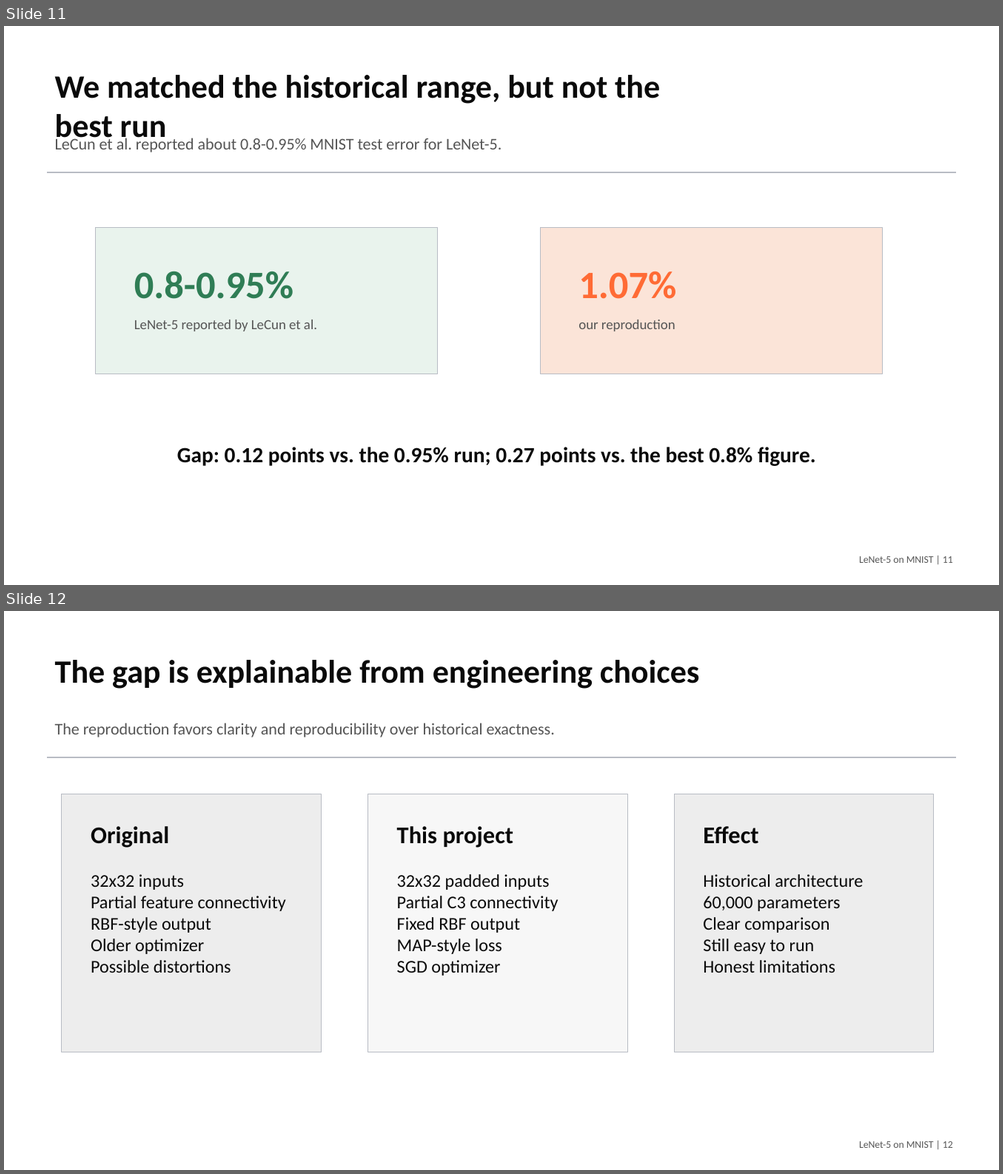
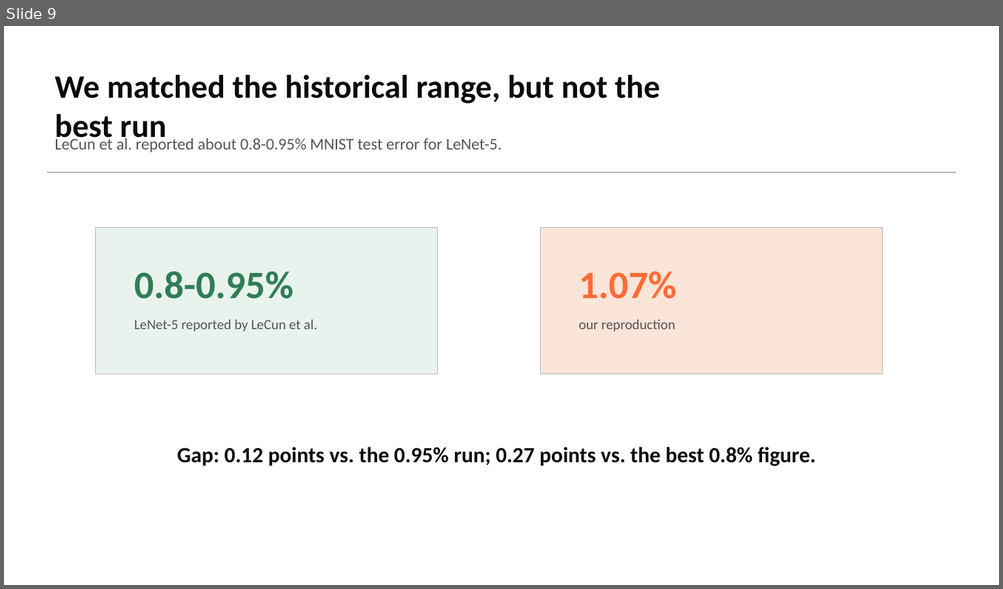
Before and after one commit to macbehnke/NN_funds_project, a slide deck: slides/LeNet5_MNIST_Final_Presentation.pptx. Shown one above the other, each under a label of ours: slides 11 and 12 before the commit, slide 9 after it. The pictures are 1003x1174 and 1003x589 pixels, drawn with LibreOffice and Linux fonts; fonts in the diff are those of the drawing. Boxes give left, top, right and bottom in pixels: in the first picture for what was removed or moved away, otherwise in the second. Text is boxed around its words. In the diff, an @@ line names an element or a change of style, - is before the commit and + after.

```diff
--- a/slides/LeNet5_MNIST_Final_Presentation.pptx
+++ b/slides/LeNet5_MNIST_Final_Presentation.pptx
@@ slide 12 removed at [4,611,999,1170], background #FFFFFF @@
@@ text removed at [55,660,700,689] @@
-The gap is explainable from engineering choices
@@ text removed at [55,723,555,738] @@
-The reproduction favors clarity and reproducibility over historical exactness.
@@ rectangle removed at [47,758,956,758] @@
@@ rectangle removed at [62,795,321,1053] @@
@@ rectangle removed at [368,795,628,1053] @@
@@ rectangle removed at [674,795,933,1053] @@
@@ text removed at [91,826,169,848] @@
-Original
@@ text removed at [397,826,514,848] @@
-This project
@@ text removed at [703,826,758,844] @@
-Effect
@@ text removed at [91,874,286,973] @@
-32x32 inputs
-Partial feature connectivity
-RBF-style output
-Older optimizer
-Possible distortions
@@ text removed at [397,874,558,976] @@
-32x32 padded inputs
-Partial C3 connectivity
-Fixed RBF output
-MAP-style loss
-SGD optimizer
@@ text removed at [703,874,862,973] @@
-Historical architecture
-60,000 parameters
-Clear comparison
-Still easy to run
-Honest limitations
@@ text removed at [859,1142,953,1148] @@
-LeNet-5 on MNIST | 12
@@ what was slide 11 is now slide 9 @@
@@ slide 9 changed as well @@
@@ text removed at [859,557,953,563] @@
-LeNet-5 on MNIST | 11
```
Also in this commit, not shown: 10 other slides changed, 2 other slides removed, 2 other files.
